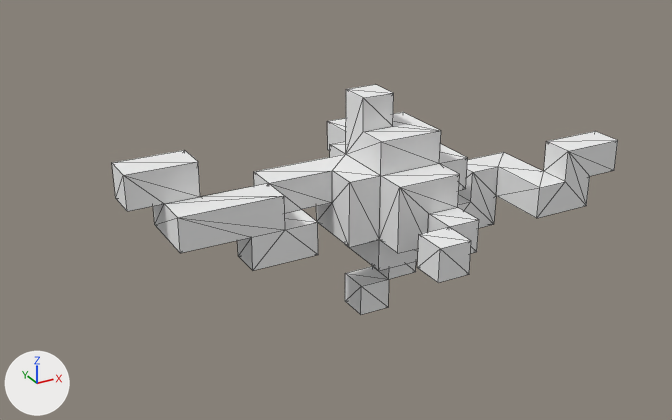
One commit to the OBJ model Assets/_Game/Models/Shocker-0-shock.obj: the scene before it, then after it.
Before and after are seen from a camera (50 mm lens) standing at (-1.386, -2.179, 3.364) and looking at (-0.148, 0.073, 2.238). Every picture has the same lights, and +X, +Y and +Z are marked at lower left. Mesh edges are drawn as thin lines. Where no turn or scale is listed for an object, it has been applied to the vertices. Vertices at the same position are counted once.

The scene before the commit, as lines of its bpy script (objects in view):
```python
me_shock = bpy.data.meshes.new('shock')
me_shock.from_pydata(...)  # 146 vertices, 290 faces; spans x -0.8..0.7, y -0.4..0.4, z 1.9..2.6
me_shock.materials.append(mat_palette)  # picture img_shocker_0_shock_png
# before: 23 (-0.1, 0.0, 1.9) at pixel (360, 314), 24 (-0.1, 0.1, 1.9) at pixel (345, 301), 92 (0.0, 0.0, 1.9) at pixel (388, 307), 93 (0.0, 0.1, 1.9)
ob_shock = bpy.data.objects.new('shock', me_shock)
ob_shock.location = (0.0, 0.0, 0.0)
```
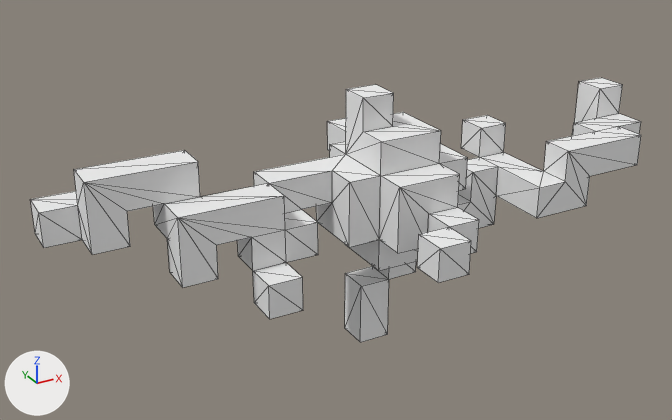
Commit message: Update shocker model

Pixel boxes [x1, y1, x2, y2] of what changed, in the pictures (672 x 420 px; the box of a moved part takes in the faces that stretch with it):
```json
{"object": "shock", "change": "reshaped", "before": [112, 85, 618, 315], "after": [30, 78, 641, 342], "on screen": "21% wider, 15% taller"}
{"part": 1, "of": "me_shock", "change": "built on", "before": [112, 131, 618, 270], "after": [30, 78, 641, 319]}
{"part": 2, "of": "me_shock", "change": "moved or reshaped", "before": [345, 273, 389, 315], "after": [345, 273, 389, 342]}
```

Scene script edits in JSON lines:
```json
{"block": "me_shock", "where": "# used by ob_shock; location = (0.0, 0.0, 0.0)"}
{"block": "me_shock", "where": "# verts and faces of me_shock; kept vertices keep their numbers, new ones are numbered from 146"}
{"op": "remove", "block": "me_shock", "code": "me_shock.from_pydata(...)  # 146 vertices, 290 faces; spans x -0.8..0.7, y -0.4..0.4, z 1.9..2.6"}
{"op": "add", "block": "me_shock", "code": "me_shock.from_pydata(...)  # 190 vertices, 378 faces; spans x -1.0..0.9, y -0.4..0.4, z 1.8..2.6"}
{"block": "me_shock", "change": "me_shock part 1"}
{"block": "me_shock", "change": "5 vertices are removed from x -0.8..0.7, y -0.2..0.1, z 2.3..2.5"}
{"block": "me_shock", "change": "28 faces are deleted"}
{"block": "me_shock", "change": "15 vertices are added at x -1.0..0.9, y -0.2..0.2, z 2.3..2.5"}
{"block": "me_shock", "change": "5 new vertices lie (-0.1, 0.0, 0.0) away from vertices in x -0.8..0.5, y -0.1..0.1, z 2.2..2.4"}
{"block": "me_shock", "change": "7 new vertices lie (0.0, 0.0, -0.1) away from vertices in x -0.9..-0.4, y -0.1..0.1, z 2.2..2.4"}
{"block": "me_shock", "change": "6 new vertices lie (0.0, -0.1, 0.0) away from vertices in x -0.9..-0.4, y -0.1..0.1, z 2.1..2.3"}
{"block": "me_shock", "change": "5 new vertices lie (0.0, 0.1, 0.0) away from vertices in x -0.8..0.7, y -0.1..0.1, z 2.3..2.4"}
{"block": "me_shock", "change": "5 new vertices lie (-0.1, 0.0, 0.1) away from vertices in x -0.9..0.5, y 0.0..0.2, z 2.3..2.4"}
{"block": "me_shock", "change": "6 new vertices lie (0.1, 0.0, 0.0) away from vertices in x 0.4..0.7, y -0.1..0.2, z 2.3..2.4"}
{"block": "me_shock", "change": "116 new faces join them"}
{"block": "me_shock", "change": "me_shock part 2"}
{"op": "add", "block": "me_shock", "code": "for i in [23, 24, 92, 93]: verts[i] += (0.0, 0.0, -0.1)"}
```
